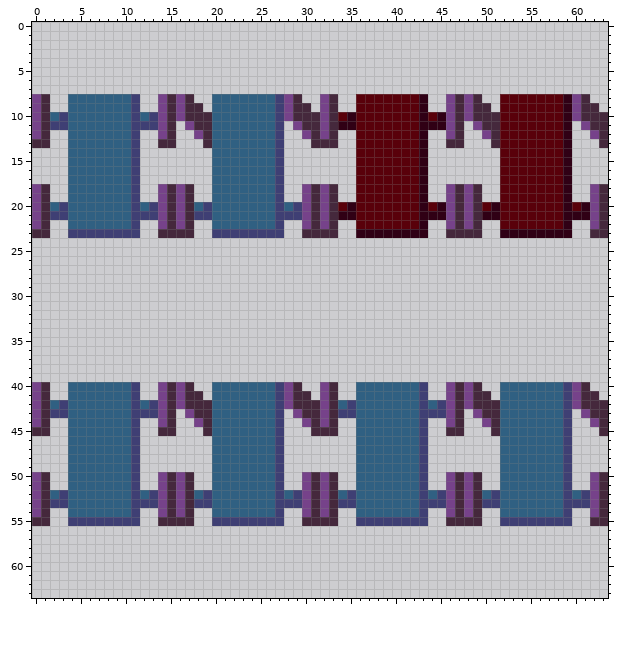
Pixel-art sprite -- car.png. Above is the file before it was changed.
The file is 64x64 pixels.
The same view after the edit:
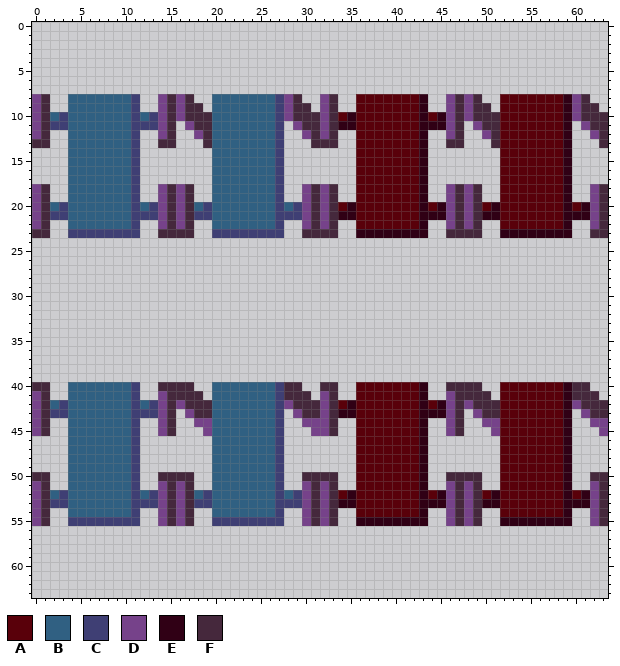
Palette (. is transparent): A #59000a  B #306082  C #3f3f74  D #76428a  E #300015  F #45283c
What changed:
y 40: x 0 D -> F; x 14 D -> F; x 16 D -> F; x 28 D -> F; x 32 D -> F; x 36..43 BBBBBBBC -> AAAAAAAE; x 46 D -> F; x 48 D -> F; x 52..60 BBBBBBBCD -> AAAAAAAEF
y 41: x 16 D -> F; x 28 D -> F; x 36..43 BBBBBBBC -> AAAAAAAE; x 48 D -> F; x 52..60 BBBBBBBCD -> AAAAAAAEF
y 42: x 34..45 BCBBBBBBBCBC -> AEAAAAAAAEAE; x 52..59 BBBBBBBC -> AAAAAAAE
y 43: x 34..45 CCBBBBBBBCCC -> EEAAAAAAAEEE; x 52..59 BBBBBBBC -> AAAAAAAE
y 44: x 19 F -> D; x 31 F -> D; x 36..43 BBBBBBBC -> AAAAAAAE; x 51..59 FBBBBBBBC -> DAAAAAAAE; x 63 F -> D
y 45: x 0 F -> D; x 14 F -> D; x 19 F -> D; x 31..32 FF -> DD; x 36..43 BBBBBBBC -> AAAAAAAE; x 46 F -> D; x 51..59 FBBBBBBBC -> DAAAAAAAE; x 63 F -> D
y 46..49: x 36..43 BBBBBBBC -> AAAAAAAE; x 52..59 BBBBBBBC -> AAAAAAAE
y 50: x 0 D -> F; x 14 D -> F; x 16 D -> F; x 30 D -> F; x 32 D -> F; x 36..43 BBBBBBBC -> AAAAAAAE; x 46 D -> F; x 48 D -> F; x 52..59 BBBBBBBC -> AAAAAAAE; x 62 D -> F
y 51: x 36..43 BBBBBBBC -> AAAAAAAE; x 52..59 BBBBBBBC -> AAAAAAAE
y 52: x 34..45 BCBBBBBBBCBC -> AEAAAAAAAEAE; x 50..61 BCBBBBBBBCBC -> AEAAAAAAAEAE
y 53: x 34..45 CCBBBBBBBCCC -> EEAAAAAAAEEE; x 50..61 CCBBBBBBBCCC -> EEAAAAAAAEEE
y 54: x 36..43 BBBBBBBC -> AAAAAAAE; x 52..59 BBBBBBBC -> AAAAAAAE
y 55: x 0 F -> D; x 14 F -> D; x 16 F -> D; x 30 F -> D; x 32 F -> D; x 36..43 CCCCCCCC -> EEEEEEEE; x 46 F -> D; x 48 F -> D; x 52..59 CCCCCCCC -> EEEEEEEE; x 62 F -> D
Where, in picture pixels (left, top, right, bottom), the same in both pictures:
changed: (32, 382, 41, 391)
changed: (158, 382, 212, 481)
changed: (284, 382, 608, 526)
changed: (32, 427, 41, 481)
changed: (32, 517, 41, 526)
changed: (158, 517, 185, 526)
